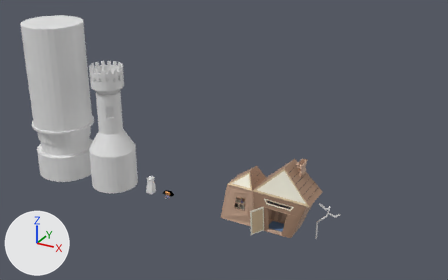
One commit to the Blender file Assets/Models/tower/tower.blend: the scene before it, then after it.
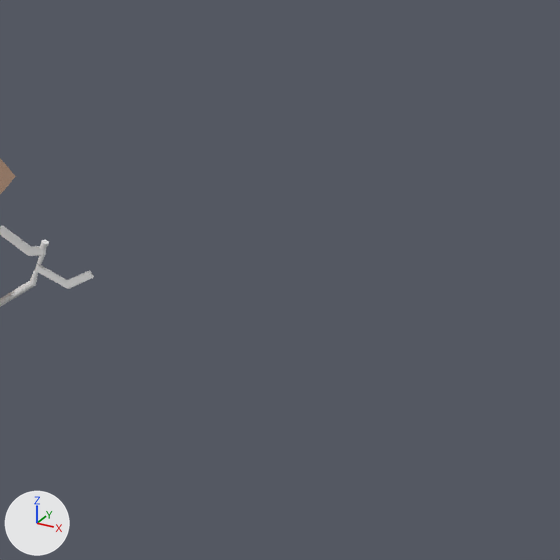
Each version is shown whole from a camera (50 mm lens) standing at (71.4, -136.0, 90.7) and looking at (-4.3, 1.6, 21.9), then close up on the part from 71% to 100% of the width and 54% to 100% of the height. The lights are fixed; the arrows at lower left show +X, +Y and +Z.

The scene before the commit, as lines of its bpy script (objects in view):
```python
me_cylinder_004 = bpy.data.meshes.new('Cylinder.004')
me_cylinder_004.from_pydata(...)  # 576 vertices, 418 faces; spans x -0.23..6.17, y -0.23..0.23, z 0.0..10.72
ob_tree = bpy.data.objects.new('Tree', me_cylinder_004)
ob_tree.location = (24.67, 0.0, 0.0)
```
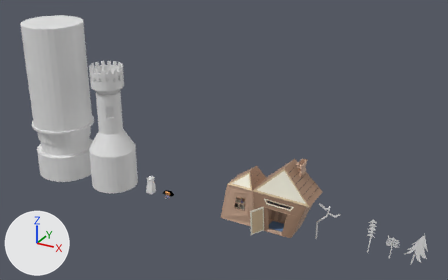
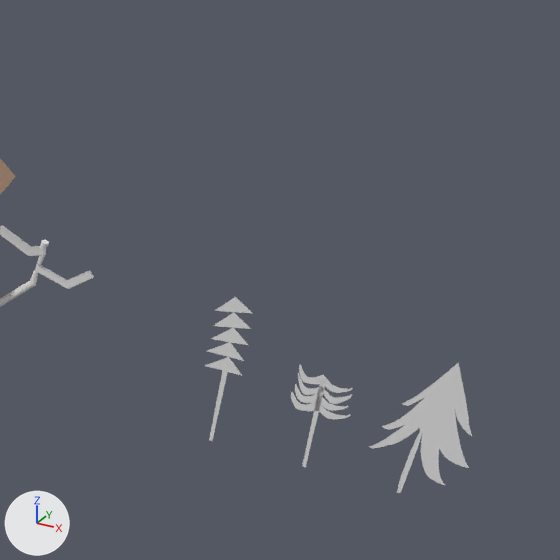
The change, as a list of edits to the scene's bpy script:
```text
Add me_vert_007:
    me_vert_007.from_pydata([(-0.22, 0.0, -1.96), (0.2, 0.0, 4.05), (0.5, 0.0, 4.05), (-0.01, 0.0, -1.96)], [], [(1, 0, 3, 2)])
Add me_vert_006:
    me_vert_006.from_pydata([(1.07, 0.0, -0.33), (-1.21, 0.0, -0.34), (0.15, 0.0, 0.67)], [], [(1, 2, 0)])
Add me_vert_004:
    me_vert_004.from_pydata([(1.09, 0.0, 0.1), (-1.17, 0.0, -0.13), (0.08, 0.0, 1.01)], [], [(1, 2, 0)])
Add me_vert:
    me_vert.from_pydata([(27.85, 0.0, 0.0), (28.2, 0.0, 4.93), (28.5, 0.0, 4.93), (28.06, 0.0, 0.0)], [], [(1, 0, 3, 2)])
Add ob_vert_012:
    ob_vert_012 = bpy.data.objects.new('Vert.012', me_vert_012)  # 269 vertices, 1 face; spans x -2.82..2.75, y 0.0, z -3.99..5.41
    ob_vert_012.location = (50.55, 0.0, 3.98)
Add ob_wintertreestuff1_003:
    ob_wintertreestuff1_003 = bpy.data.objects.new('wintertreestuff1.003', me_vert_011)  # 47 vertices, 1 face; spans x -1.53..1.62, y 0.0..0.01, z -0.3..0.82; modifiers SOLIDIFY
    ob_wintertreestuff1_003.location = (44.79, 0.0, 5.77)
    ob_wintertreestuff1_003.rotation_euler = (0.0, 0.052, 0.0)  # degrees (0, 3, 0)
Add ob_wintertreestuff1_002:
    ob_wintertreestuff1_002 = bpy.data.objects.new('wintertreestuff1.002', me_vert_010)  # 94 vertices, 1 face; spans x -1.41..1.78, y 0.0, z -0.56..0.88; modifiers SOLIDIFY
    ob_wintertreestuff1_002.location = (44.66, 0.0, 5.23)
    ob_wintertreestuff1_002.rotation_euler = (0.0, 0.00146, 0.0)  # degrees (0, 0.1, 0)
Add ob_wintertreestuff1_001:
    ob_wintertreestuff1_001 = bpy.data.objects.new('wintertreestuff1.001', me_vert_009)  # 47 vertices, 1 face; spans x -1.42..1.72, y 0.0, z -0.48..0.64; modifiers SOLIDIFY
    ob_wintertreestuff1_001.location = (44.61, 0.0, 4.68)
    ob_wintertreestuff1_001.rotation_euler = (0.0, 0.00146, 0.0)  # degrees (0, 0.1, 0)
Add ob_wintertreestuff1:
    ob_wintertreestuff1 = bpy.data.objects.new('wintertreestuff1', me_vert_008)  # 47 vertices, 1 face; spans x -1.57..1.9, y 0.0, z -0.48..0.64; modifiers SOLIDIFY
    ob_wintertreestuff1.location = (44.6, 0.0, 4.11)
Add ob_bark1_001:
    ob_bark1_001 = bpy.data.objects.new('bark1.001', me_vert_007)  # modifiers SOLIDIFY
    ob_bark1_001.location = (44.39, 0.0, 1.95)
Add ob_triangle1_004:
    ob_triangle1_004 = bpy.data.objects.new('TRIANGLE1.004', me_vert_006)  # modifiers SOLIDIFY
    ob_triangle1_004.location = (39.23, 0.0, 9.3)
    ob_triangle1_004.rotation_euler = (0.0, -0.199, 0.0)  # degrees (0, -11, 0)
Add ob_triangle1_003:
    ob_triangle1_003 = bpy.data.objects.new('TRIANGLE1.003', me_vert_006.copy())  # modifiers SOLIDIFY
    ob_triangle1_003.location = (39.23, 0.0, 8.26)
    ob_triangle1_003.rotation_euler = (0.0, -0.199, 0.0)  # degrees (0, -11, 0)
Add ob_triangle1_002:
    ob_triangle1_002 = bpy.data.objects.new('TRIANGLE1.002', me_vert_004)  # modifiers SOLIDIFY
    ob_triangle1_002.location = (39.23, 0.0, 6.94)
Add ob_triangle1_001:
    ob_triangle1_001 = bpy.data.objects.new('TRIANGLE1.001', me_vert_006.copy())  # modifiers SOLIDIFY
    ob_triangle1_001.location = (39.08, 0.0, 6.26)
Add ob_triangle1:
    ob_triangle1 = bpy.data.objects.new('TRIANGLE1', me_vert_006.copy())  # modifiers SOLIDIFY
    ob_triangle1.location = (39.08, 0.0, 5.26)
Add ob_bark1:
    ob_bark1 = bpy.data.objects.new('bark1', me_vert)  # modifiers SOLIDIFY
    ob_bark1.location = (10.77, 0.0, 0.0)
```

Location of each change, [x1, y1, x2, y2] in pixels of the close-ups (560 x 560 px):
'Vert.012', added
    after: [369, 363, 472, 493]
'wintertreestuff1', added
    after: [291, 392, 350, 420]
'wintertreestuff1.001', added
    after: [295, 384, 348, 411]
'wintertreestuff1.003', added
    after: [299, 364, 353, 393]
'wintertreestuff1.002', added
    after: [298, 373, 352, 404]
'bark1', added
    after: [209, 371, 228, 441]
'bark1.001', added
    after: [302, 381, 325, 467]
'TRIANGLE1.004', added
    after: [214, 297, 253, 314]
'TRIANGLE1.003', added
    after: [213, 312, 251, 329]
'TRIANGLE1.002', added
    after: [211, 328, 248, 345]
'TRIANGLE1.001', added
    after: [207, 342, 244, 361]
'TRIANGLE1', added
    after: [204, 357, 242, 376]
